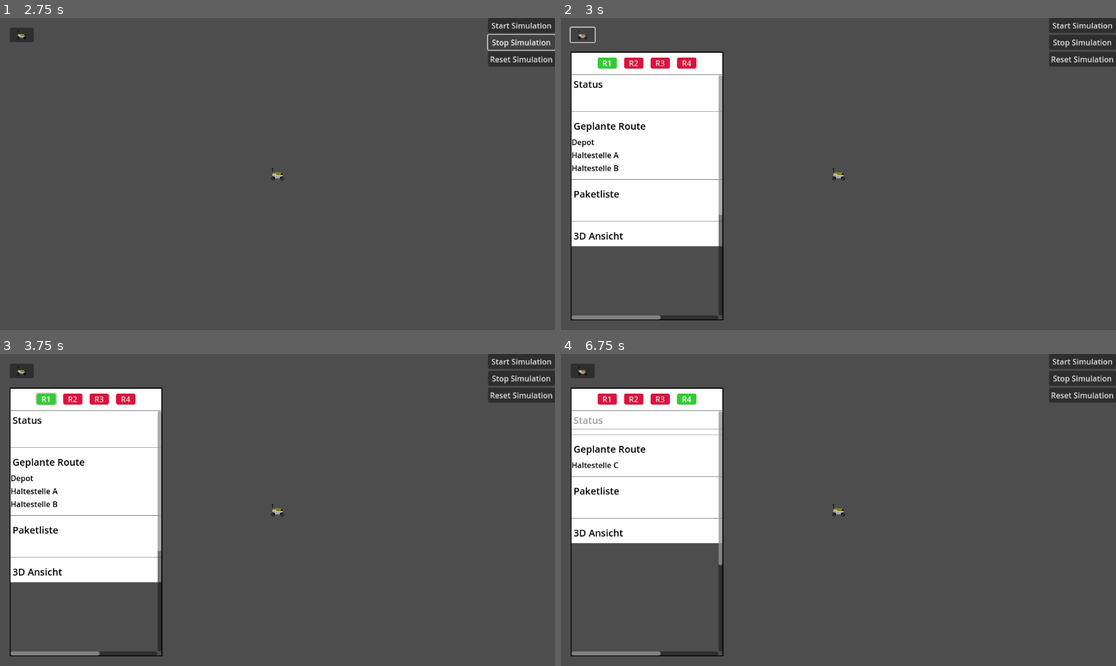
Above: before the commit, frames 1-4 (two rows, left to right).
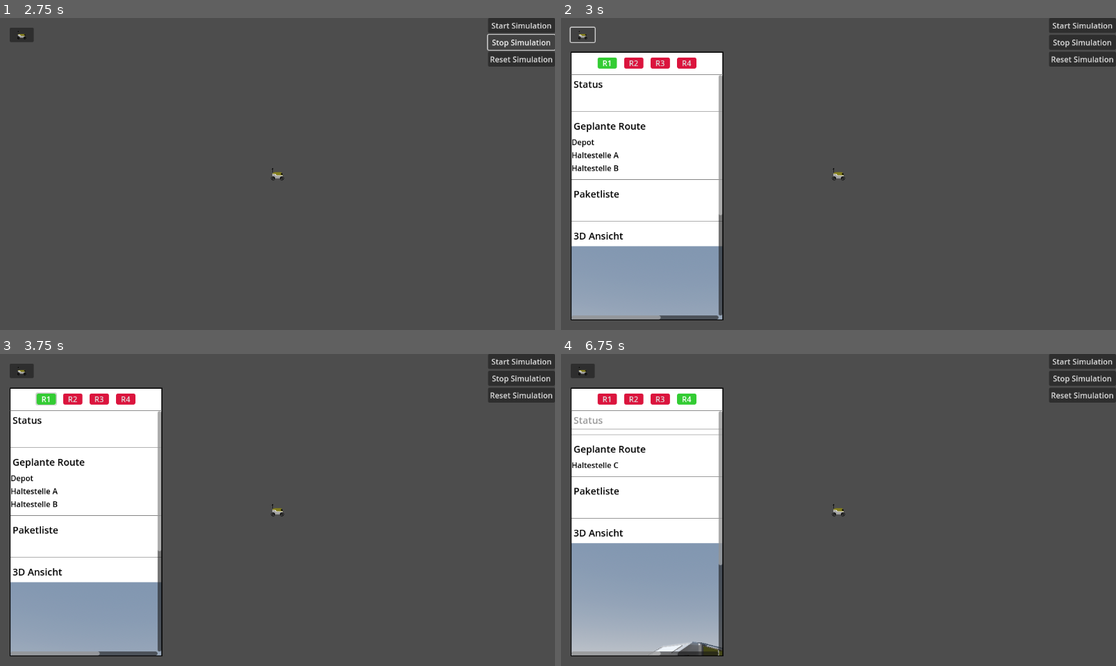
Above: after the commit, the same moments.

Repository: HaiZung/SE-Projekt
Game: Godot game, scene res://UI/UI.tscn
The game is run twice, just before and just after one commit, with the same random seed, the same clock (stepped at 60 frames per second) and the same inputs.
Inputs (mouse positions are in pixels of both pictures, inside the frame that each line leads up to):
- Up to frame 1 (2.75 s): click "Start Simulation" at 0.5 s; click "Start Simulation" at 1.25 s; click "Stop Simulation" at 2 s
- Up to frame 2 (3 s): click (583, 33) at 2.75 s
- Up to frame 3 (3.75 s): click "R1" at 3.5 s
- Up to frame 4 (6.75 s): click "R2" at 4.25 s; click "R3" at 5 s; click "R4" at 5.75 s; click "Status" at 6.5 s

Frame 1 is identical in both runs. In frame 2, 6.4% of the frame differs, in the area x 1-30%, y 73-97%; in frame 3, 6.4%; in frame 4, 9.6%, in the area x 1-30%, y 60-97%.

Commit message:
3D model added to ui

Diff:
--- a/UI/UI.tscn
+++ b/UI/UI.tscn
@@ -8,6 +8,7 @@
 [ext_resource type="Script" uid="uid://brhvj78rfw06i" path="res://UI/heading_1_expanded_4.gd" id="5_f1fl4"]
 [ext_resource type="Script" uid="uid://osil7ioblbjs" path="res://UI/testanimation.gd" id="6_jqf55"]
 [ext_resource type="PackedScene" uid="uid://cuyci8m3gb3v4" path="res://karte/map.tscn" id="7_byuxr"]
+[ext_resource type="PackedScene" uid="uid://dibx3sutk8sb6" path="res://robot/robot/robot_animations.tscn" id="8_017wa"]
 [ext_resource type="Script" uid="uid://fmcir6aw5052" path="res://UI/http_request.gd" id="8_d050y"]
 [ext_resource type="Script" uid="uid://c71dvg71mkg3p" path="res://UI/StartSimulationButton.gd" id="8_vx7wu"]
 [ext_resource type="Script" uid="uid://bstu3qcy1fsad" path="res://UI/StopSimulationButton.gd" id="9_r2vy3"]
@@ -330,12 +331,15 @@
 [node name="DirectionalLight3D" type="DirectionalLight3D" parent="UILayer/MainLayout/WindowPanel/WindowVBox/ScrollArea/ContentList/Heading1_Expanded4/Content/SubViewportContainer/SubViewport/Node3D"]
 
 [node name="MeshInstance3D" type="MeshInstance3D" parent="UILayer/MainLayout/WindowPanel/WindowVBox/ScrollArea/ContentList/Heading1_Expanded4/Content/SubViewportContainer/SubViewport/Node3D"]
+visible = false
 mesh = SubResource("CapsuleMesh_byuxr")
 
 [node name="AnimationPlayer" type="AnimationPlayer" parent="UILayer/MainLayout/WindowPanel/WindowVBox/ScrollArea/ContentList/Heading1_Expanded4/Content/SubViewportContainer/SubViewport/Node3D"]
 libraries = {
 &"": SubResource("AnimationLibrary_qhxh2")
 }
+
+[node name="robot_animations" parent="UILayer/MainLayout/WindowPanel/WindowVBox/ScrollArea/ContentList/Heading1_Expanded4/Content/SubViewportContainer/SubViewport" instance=ExtResource("8_017wa")]
 
 [node name="VBoxContainer" type="VBoxContainer" parent="UILayer"]
 anchors_preset = 1
--- a/robot/robot/robot_animations.tscn
+++ b/robot/robot/robot_animations.tscn
@@ -3557,6 +3557,7 @@
 
 [sub_resource type="AnimationNodeBlendTree" id="AnimationNodeBlendTree_7iy4n"]
 graph_offset = Vector2(447.608, 199.973)
+nodes/output/position = Vector2(2200, 760)
 nodes/Blend1/node = SubResource("AnimationNodeBlend2_wbyvi")
 nodes/Blend1/position = Vector2(1520, 680)
 nodes/Blend2/node = SubResource("AnimationNodeBlend2_20w36")
@@ -3567,7 +3568,6 @@
 nodes/Blend3/position = Vector2(1860, 760)
 nodes/body/node = SubResource("AnimationNodeAnimation_ykput")
 nodes/body/position = Vector2(1820, 1020)
-nodes/output/position = Vector2(2200, 760)
 nodes/wheel_BL/node = SubResource("AnimationNodeAnimation_fp0l7")
 nodes/wheel_BL/position = Vector2(1160, 600)
 nodes/wheel_BR/node = SubResource("AnimationNodeAnimation_bhcrc")
@@ -3576,7 +3576,7 @@
 nodes/wheel_FL/position = Vector2(1320, 860)
 nodes/wheel_FR/node = SubResource("AnimationNodeAnimation_vkg2t")
 nodes/wheel_FR/position = Vector2(1300, 600)
-node_connections = [&"Blend1", 0, &"wheel_FR", &"Blend1", 1, &"wheel_BL", &"Blend2", 0, &"wheel_FL", &"Blend2", 1, &"wheel_BR", &"Blend2 2", 0, &"Blend3", &"Blend2 2", 1, &"body", &"Blend3", 0, &"Blend1", &"Blend3", 1, &"Blend2", &"output", 0, &"Blend2 2"]
+node_connections = [&"output", 0, &"Blend2 2", &"Blend1", 0, &"wheel_FR", &"Blend1", 1, &"wheel_BL", &"Blend2", 0, &"wheel_FL", &"Blend2", 1, &"wheel_BR", &"Blend2 2", 0, &"Blend3", &"Blend2 2", 1, &"body", &"Blend3", 0, &"Blend1", &"Blend3", 1, &"Blend2"]
 
 [node name="robot_animations" instance=ExtResource("1_e7yvf")]
 script = ExtResource("2_wbyvi")
@@ -3585,7 +3585,7 @@
 environment = SubResource("Environment_wla17")
 
 [node name="body" parent="Movement_master" index="0"]
-transform = Transform3D(1, 0, 0, 0, 1, 0, 0, 0, 1, -2.07523e-05, 0.00527967, 7.86812e-06)
+transform = Transform3D(1, 0, 0, 0, 1, 0, 0, 0, 1, 4.2861353e-05, 0.0014720841, 0.00021403373)
 
 [node name="Face-Area" parent="Movement_master/body" index="2"]
 transform = Transform3D(-6.1196e-09, -0.14, 0, 0.14, -6.1196e-09, 0, 0, 0, 0.01, 0, 0.639695, 0.533872)
@@ -3630,52 +3630,52 @@
 surface_material_override/0 = SubResource("ShaderMaterial_mx5tp")
 
 [node name="door_left_top" parent="Movement_master/body/top" index="3"]
-transform = Transform3D(0.999534, -0.0305317, 1.60201e-07, 0.0305317, 0.999534, 3.62668e-07, -1.71199e-07, -3.57608e-07, 1, 0.646471, 0.611204, -0.266685)
+transform = Transform3D(1.0000002, 0, 0, 0, 1.0000002, 0, 0, 0, 1, 0.646471, 0.611204, -0.266685)
 
 [node name="door_right_bottom" parent="Movement_master/body/top" index="4"]
 transform = Transform3D(1, 0, 0, 0, 1, 0, 0, 0, 1, 0.645, -0.0320709, 0.51)
 
 [node name="empty_door_left_bottom" parent="Movement_master/body/top" index="8"]
-transform = Transform3D(2.22222, 0, 0, 0, -9.71363e-08, 2.22222, 0, -2.22222, -9.71363e-08, 0.213251, 0.192422, 1.47632)
+transform = Transform3D(2.22222, 0, 0, 0, -9.713632e-08, 2.22222, 0, -2.22222, -9.713632e-08, 0.213251, 0.192422, 1.47632)
 
 [node name="empty_door_left_middle_bottom" parent="Movement_master/body/top" index="9"]
-transform = Transform3D(2.22222, 0, 0, 0, -9.71363e-08, 2.22222, 0, -2.22222, -9.71363e-08, 0.213251, 0.192422, 1.47632)
+transform = Transform3D(2.22222, 0, 0, 0, -9.713632e-08, 2.22222, 0, -2.22222, -9.713632e-08, 0.213251, 0.192422, 1.47632)
 
 [node name="empty_door_left_middle_top" parent="Movement_master/body/top" index="10"]
-transform = Transform3D(2.22222, 0, 0, 0, -9.71363e-08, 2.22222, 0, -2.22222, -9.71363e-08, 0.213251, 0.192422, 1.47632)
+transform = Transform3D(2.22222, 0, 0, 0, -9.713632e-08, 2.22222, 0, -2.22222, -9.713632e-08, 0.213251, 0.192422, 1.47632)
 
 [node name="empty_door_left_top" parent="Movement_master/body/top" index="11"]
-transform = Transform3D(2.22222, 0, 0, 0, -9.71363e-08, 2.22222, 0, -2.22222, -9.71363e-08, 0.213251, 0.192422, 1.47632)
+transform = Transform3D(2.22222, 0, 0, 0, -9.713632e-08, 2.22222, 0, -2.22222, -9.713632e-08, 0.213251, 0.192422, 1.47632)
 
 [node name="empty_door_right_bottom" parent="Movement_master/body/top" index="12"]
-transform = Transform3D(2.22222, 0, 0, 0, -9.71363e-08, 2.22222, 0, -2.22222, -9.71363e-08, 0.213251, 0.192422, 1.47632)
+transform = Transform3D(2.22222, 0, 0, 0, -9.713632e-08, 2.22222, 0, -2.22222, -9.713632e-08, 0.213251, 0.192422, 1.47632)
 
 [node name="empty_door_right_middle_bottom" parent="Movement_master/body/top" index="13"]
-transform = Transform3D(2.22222, 0, 0, 0, -9.71363e-08, 2.22222, 0, -2.22222, -9.71363e-08, 0.213251, 0.192422, 1.47632)
+transform = Transform3D(2.22222, 0, 0, 0, -9.713632e-08, 2.22222, 0, -2.22222, -9.713632e-08, 0.213251, 0.192422, 1.47632)
 
 [node name="empty_door_right_middle_top" parent="Movement_master/body/top" index="14"]
-transform = Transform3D(2.22222, 0, 0, 0, -9.71363e-08, 2.22222, 0, -2.22222, -9.71363e-08, 0.213251, 0.192422, 1.47632)
+transform = Transform3D(2.22222, 0, 0, 0, -9.713632e-08, 2.22222, 0, -2.22222, -9.713632e-08, 0.213251, 0.192422, 1.47632)
 
 [node name="empty_door_right_top" parent="Movement_master/body/top" index="15"]
-transform = Transform3D(2.22222, 0, 0, 0, -9.71363e-08, 2.22222, 0, -2.22222, -9.71363e-08, 0.213251, 0.192422, 1.47632)
+transform = Transform3D(2.22222, 0, 0, 0, -9.713632e-08, 2.22222, 0, -2.22222, -9.713632e-08, 0.213251, 0.192422, 1.47632)
 
 [node name="empty_body" parent="Movement_master" index="1"]
 transform = Transform3D(0.0128861, 0, 0, 0, 0.0128861, 0, 0, 0, 0.0128861, -2.07523e-05, 0.00527967, 7.86812e-06)
 
 [node name="empty_wheels" parent="Movement_master" index="2"]
-transform = Transform3D(0.00325285, -0.00777776, 0.000106058, 0.00542014, 0.00234887, 0.00601587, -0.00557914, -0.0022528, 0.00590626, 2.8903e-05, 0.00257021, 0.00269812)
+transform = Transform3D(0.0032528485, -0.0077777603, 0.0001060578, 0.0054201423, 0.0023488703, 0.006015868, -0.005579139, -0.0022527962, 0.005906261, 2.8903e-05, 0.00257021, 0.0026981202)
 
 [node name="wheel_BL" parent="Movement_master" index="5"]
-transform = Transform3D(-1, 0, 0, 0, -0.363706, -0.931514, 0, 0.931514, -0.363706, 0.20701, 0.00837544, -0.359391)
+transform = Transform3D(-1, -1.497905e-08, -2.1179106e-08, 2.5178455e-08, -0.7569397, -0.6534851, 6.2427183e-09, 0.6534851, -0.7569397, 0.20701, 0.007970863, -0.3601613)
 
 [node name="wheel_BR" parent="Movement_master" index="6"]
-transform = Transform3D(-1, -7.93732e-08, 5.49181e-08, 2.22885e-08, 0.363706, 0.931514, -9.39113e-08, 0.931514, -0.363706, -0.206929, 0.00837544, -0.359391)
+transform = Transform3D(-1, -0.00011614131, 0.00018309636, 0.00012799507, 0.36541185, 0.9308462, -0.00017501519, 0.9308462, -0.36541185, -0.206929, 0.008367348, -0.3594064)
 
 [node name="wheel_FL" parent="Movement_master" index="7"]
-transform = Transform3D(1, 0, 0, 0, 0.363706, 0.931514, 0, -0.931514, 0.363706, 0.20701, 0.00837544, 0.370622)
+transform = Transform3D(1, 0, 0, 0, 0.9723902, 0.23336194, 0, -0.23336194, 0.9723902, 0.20701, 0.0075743776, 0.36909688)
 
 [node name="wheel_FR" parent="Movement_master" index="8"]
-transform = Transform3D(1, 0, 0, 0, 0.363706, 0.931514, 0, -0.931514, 0.363706, -0.206929, 0.00837544, 0.370622)
+transform = Transform3D(1, 0, 0, 0, 0.75693965, 0.6534852, 0, -0.6534852, 0.75693965, -0.206929, 0.007970863, 0.36985174)
 
 [node name="AnimationPlayerAll" type="AnimationPlayer" parent="." index="3"]
 libraries = {
@@ -3691,5 +3691,6 @@
 parameters/Blend3/blend_amount = 0.5
 
 [node name="Camera3D" type="Camera3D" parent="." index="5"]
-transform = Transform3D(0.642788, -0.198267, 0.739942, 0, 0.965926, 0.258819, -0.766044, -0.166366, 0.620885, 2.5, 2, 2.5)
+transform = Transform3D(0.70710677, 0, 0.70710677, 0, 0.99999994, 0, -0.70710677, 0, 0.70710677, 4, 1.5, 4)
+current = true
 fov = 65.8
Not shown: 1 places in UI/UI.tscn that only renumber resources
